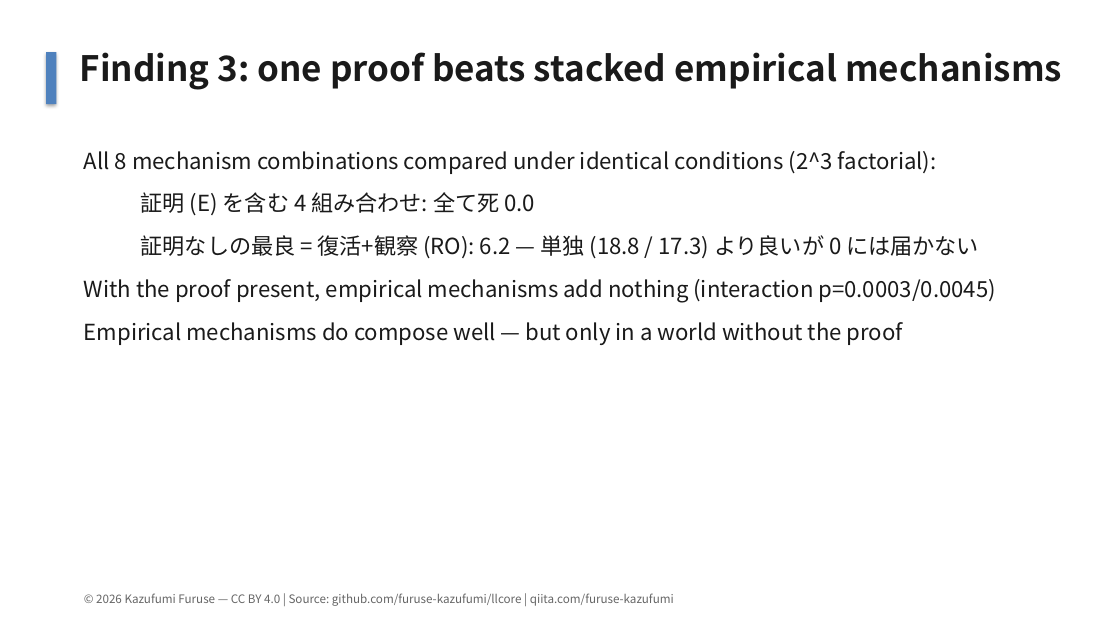
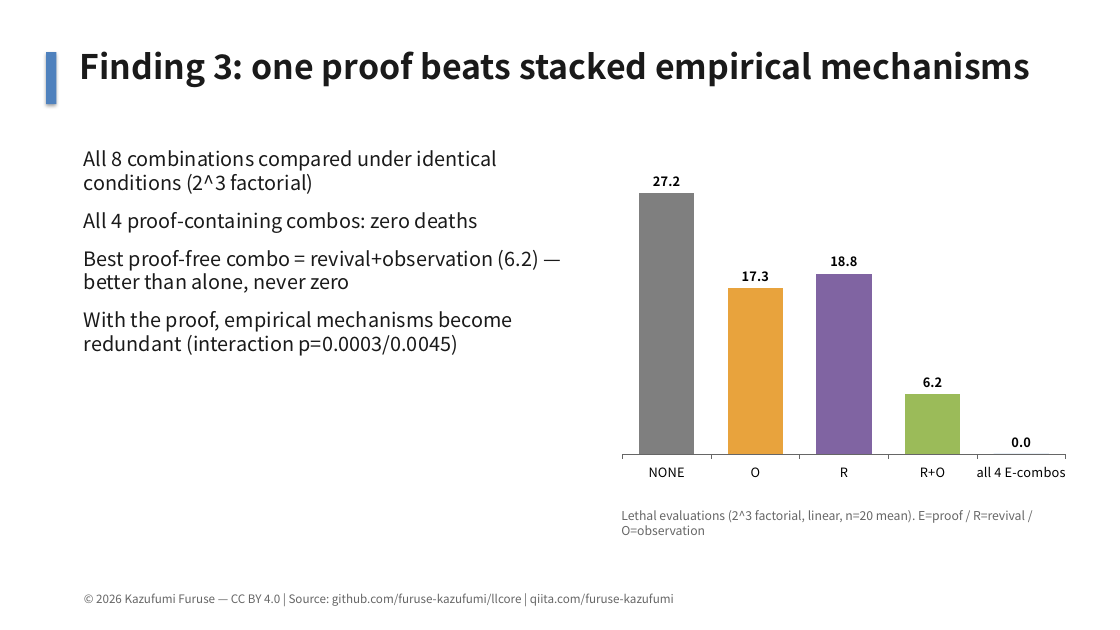
Before and after one commit to furuse-kazufumi/llcore, a slide deck: slide 7 of slides/llcore_findings_2026_en.pptx. Drawn at 1120x630 pixels with LibreOffice and Linux fonts; fonts in the diff are those of the drawing. Boxes give left, top, right and bottom in pixels: in the first picture for what was removed or moved away, otherwise in the second. Text is boxed around its words. In the diff, an @@ line names an element or a change of style, - is before the commit and + after.

```diff
--- a/slides/llcore_findings_2026_en.pptx
+++ b/slides/llcore_findings_2026_en.pptx
@@ text "Finding 3: one proof beats ..." at box(80, 51, 1030, 88): size 30 to 29 pt @@
@@ text at box(84, 150, 539, 356): text changed; size 19 to 17 pt @@
-All 8 mechanism combinations compared under identical conditions (2^3 factorial):
-  証明 (E) を含む 4 組み合わせ: 全て死 0.0
-  証明なしの最良 = 復活+観察 (RO): 6.2 — 単独 (18.8 / 17.3) より良いが 0 には届かない
-With the proof present, empirical mechanisms add nothing (interaction p=0.0003/0.0045)
-Empirical mechanisms do compose well — but only in a world without the proof
+All 8 combinations compared under identical conditions (2^3 factorial)
+All 4 proof-containing combos: zero deaths
+Best proof-free combo = revival+observation (6.2) — better than alone, never zero
+With the proof, empirical mechanisms become redundant (interaction p=0.0003/0.0045)
@@ column chart added at box(613, 160, 1075, 487) @@
+categories: NONE, O, R, R+O, all 4 E-combos
+Series 1: 27.2, 17.3, 18.8, 6.2, 0
@@ text added at box(621, 510, 1025, 535), 10.5 pt, text #666666 @@
+Lethal evaluations (2^3 factorial, linear, n=20 mean). E=proof / R=revival / O=observation
```
Also in this commit, not shown: 9 other slides changed, 2 other files.
